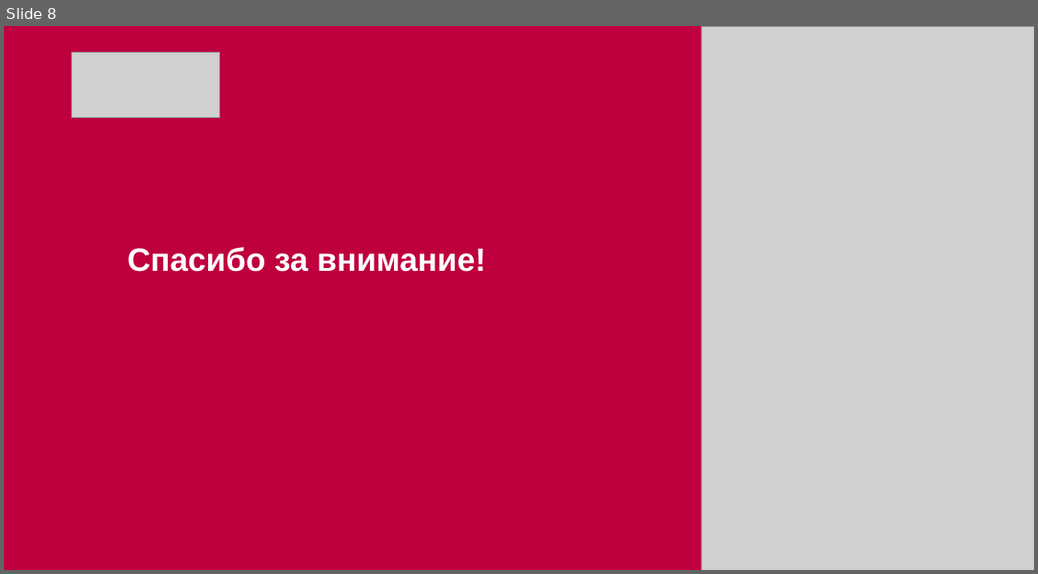
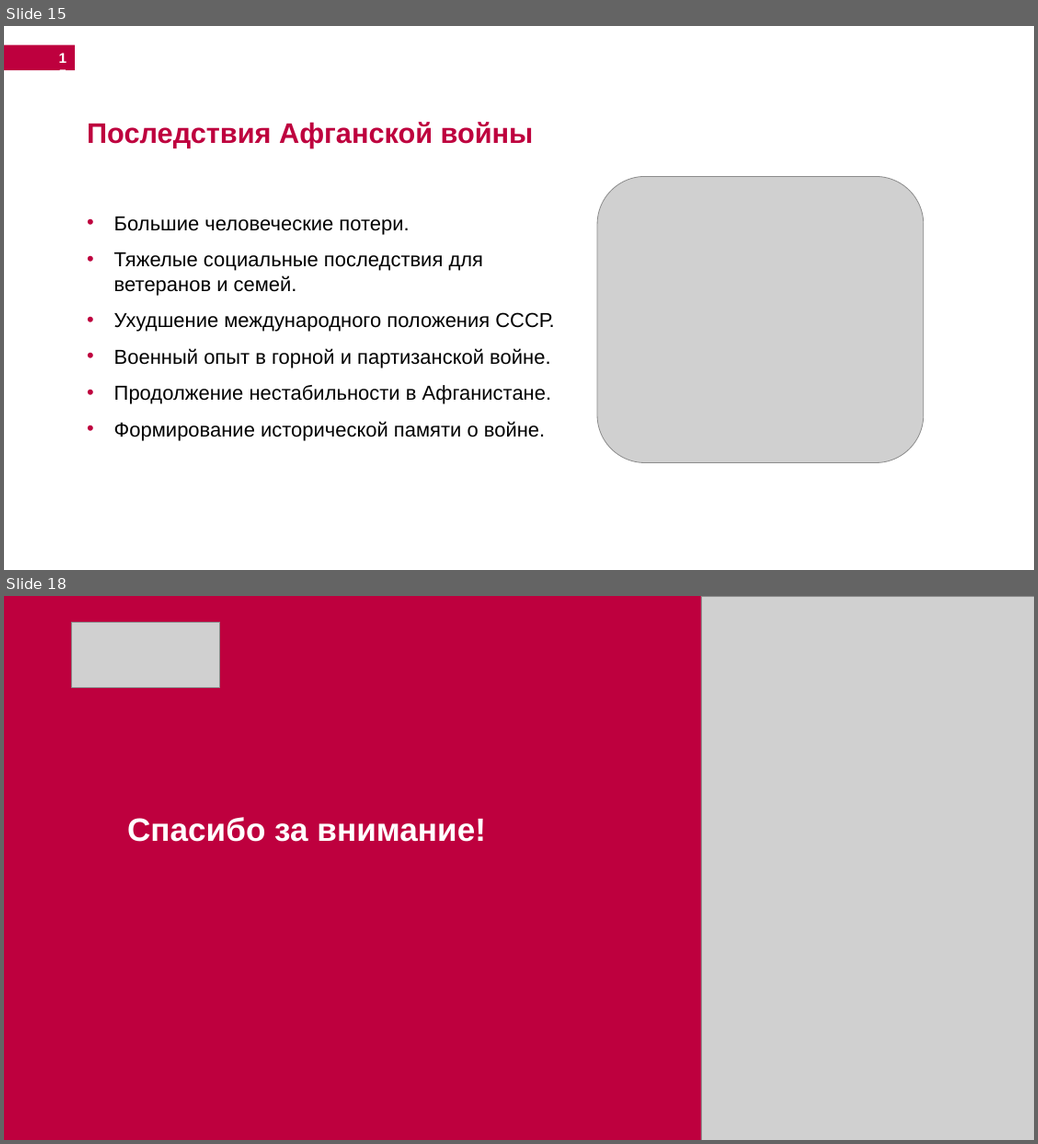
Before and after one commit to DmitriySokolov2023/study-summer-2026, a slide deck: 7 Основы национальной безопасности (Шехмаметьева Венера Алимовна)/Соколов Ик-731.pptx. Shown one above the other, each under a label of ours: slide 8 before the commit, slides 15 and 18 after it; the slides between them are not shown. The pictures are 1038x574 and 1038x1144 pixels, drawn with LibreOffice and Linux fonts; fonts in the diff are those of the drawing; grey boxes stand for pictures; background and template pictures are left out. Boxes give left, top, right and bottom in pixels: in the first picture for what was removed or moved away, otherwise in the second. Text is boxed around its words. In the diff, an @@ line names an element or a change of style, - is before the commit and + after.

```diff
--- a/7 Основы национальной безопасности (Шехмаметьева Венера Алимовна)/Соколов Ик-731.pptx
+++ b/7 Основы национальной безопасности (Шехмаметьева Венера Алимовна)/Соколов Ик-731.pptx
@@ slide 15 added at (4,26,1034,570), background #FFFFFF @@
@@ rectangle added at (4,45,75,70), fill #BE003E @@
@@ page number added at (52,45,75,70), 14 pt, text #FFFFFF, bold @@
+15
@@ text added at (87,122,534,147), 28 pt, text #BE003E, bold @@
+Последствия Афганской войны
@@ picture added at (597,177,924,463) @@
@@ text added at (114,216,554,441), 20 pt, text #000000 @@
+• Большие человеческие потери.
+• Тяжелые социальные последствия для ветеранов и семей.
+• Ухудшение международного положения СССР.
+• Военный опыт в горной и партизанской войне.
+• Продолжение нестабильности в Афганистане.
+• Формирование исторической памяти о войне.
@@ what was slide 8 is now slide 18 @@
```
Also in this commit, not shown: 1 slide changed, 15 other slides added, 6 slides removed, 1 other file.
